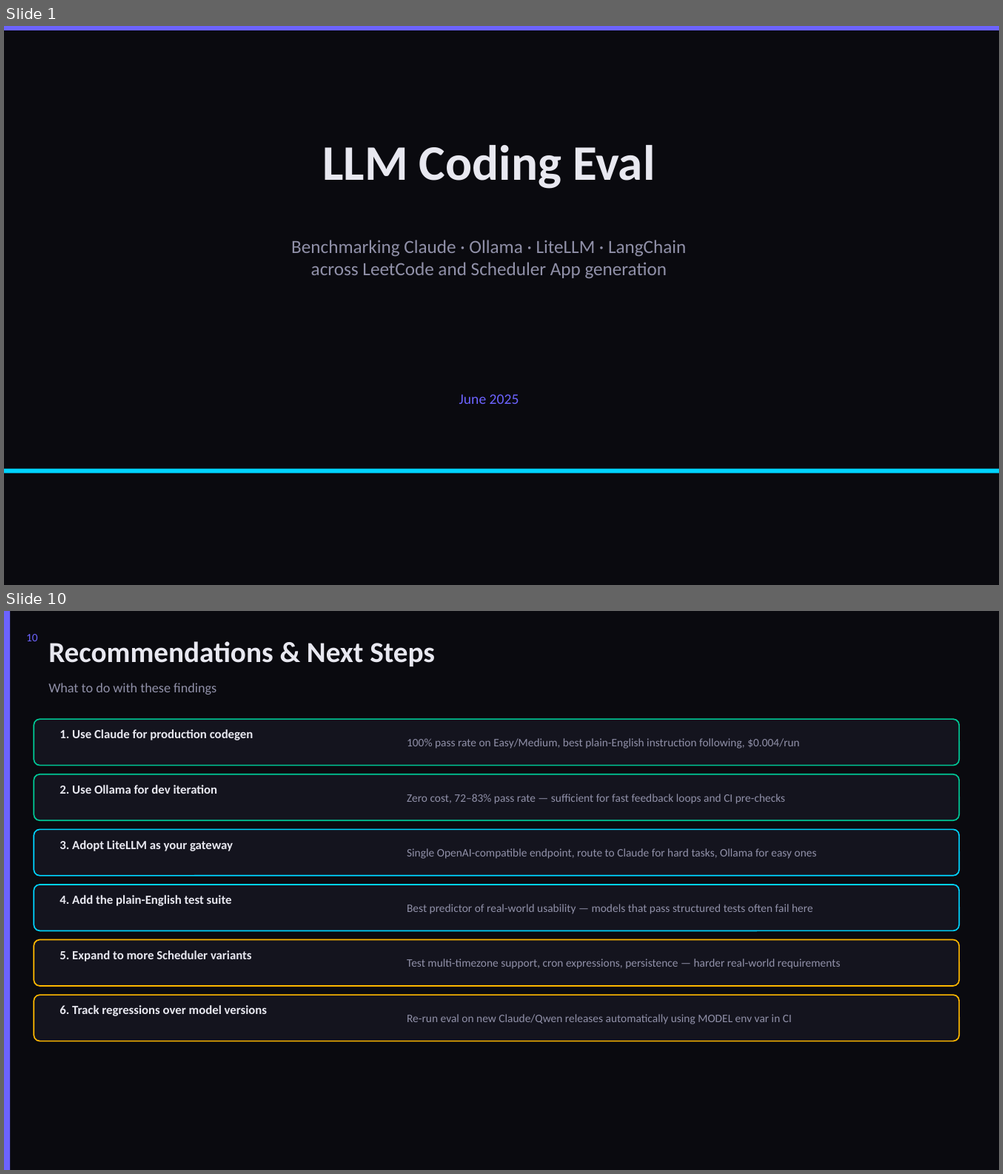
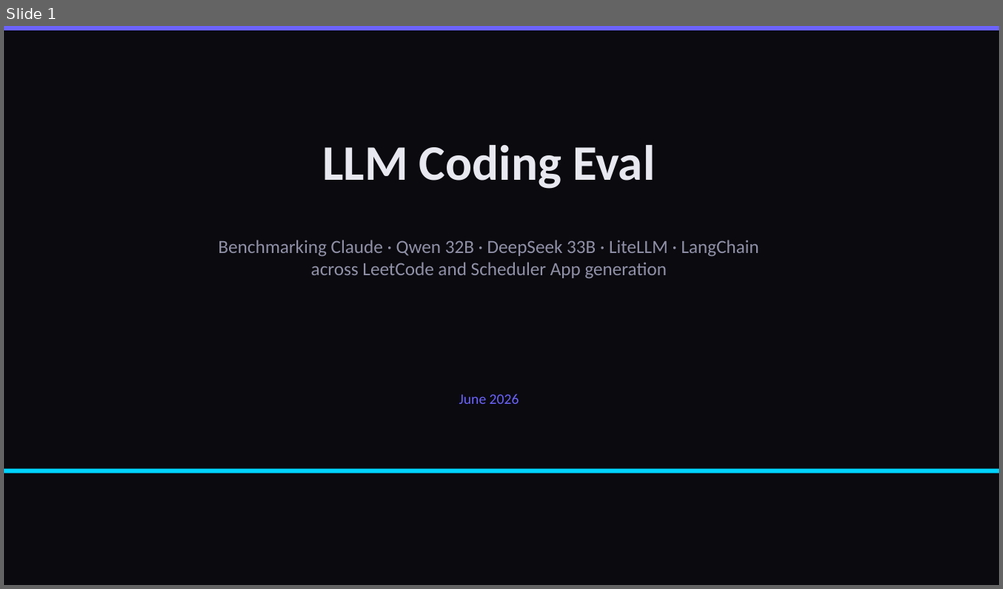
Before and after one commit to dhir-man/Claude-Trading-Bot, a slide deck: LLM-Coding-Eval-Report.pptx. Shown one above the other, each under a label of ours: slides 1 and 10 before the commit, slide 1 after it; the slides between them are not shown. The pictures are 1003x1174 and 1003x589 pixels, drawn with LibreOffice and Linux fonts; fonts in the diff are those of the drawing. Boxes give left, top, right and bottom in pixels: in the first picture for what was removed or moved away, otherwise in the second. Text is boxed around its words. In the diff, an @@ line names an element or a change of style, - is before the commit and + after.

```diff
--- a/LLM-Coding-Eval-Report.pptx
+++ b/LLM-Coding-Eval-Report.pptx
@@ slide 10 removed at box(4, 611, 999, 1170), background #FFFFFF @@
@@ rectangle removed at box(4, 611, 999, 1170) @@
@@ rectangle removed at box(4, 611, 10, 1170) @@
@@ text removed at box(26, 634, 38, 641) @@
-10
@@ text removed at box(48, 641, 435, 667) @@
-Recommendations & Next Steps
@@ text removed at box(48, 683, 216, 695) @@
-What to do with these findings
@@ rounded rectangle removed at box(34, 719, 959, 766) @@
@@ text removed at box(60, 729, 253, 741) @@
-1. Use Claude for production codegen
@@ text removed at box(407, 738, 800, 749) @@
-100% pass rate on Easy/Medium, best plain-English instruction following, $0.004/run
@@ rounded rectangle removed at box(34, 775, 959, 820) @@
@@ text removed at box(60, 785, 218, 794) @@
-2. Use Ollama for dev iteration
@@ text removed at box(407, 794, 785, 804) @@
-Zero cost, 72–83% pass rate — sufficient for fast feedback loops and CI pre-checks
@@ rounded rectangle removed at box(34, 829, 959, 876) @@
@@ text removed at box(60, 840, 233, 851) @@
-3. Adopt LiteLLM as your gateway
@@ text removed at box(407, 849, 817, 859) @@
-Single OpenAI-compatible endpoint, route to Claude for hard tasks, Ollama for easy ones
@@ rounded rectangle removed at box(34, 885, 959, 931) @@
@@ text removed at box(60, 895, 232, 906) @@
-4. Add the plain-English test suite
@@ text removed at box(407, 904, 813, 914) @@
-Best predictor of real-world usability — models that pass structured tests often fail here
@@ rounded rectangle removed at box(34, 940, 959, 986) @@
@@ text removed at box(60, 951, 252, 962) @@
-5. Expand to more Scheduler variants
@@ text removed at box(407, 959, 840, 969) @@
-Test multi-timezone support, cron expressions, persistence — harder real-world requirements
@@ rounded rectangle removed at box(34, 995, 959, 1042) @@
@@ text removed at box(60, 1005, 267, 1017) @@
-6. Track regressions over model versions
@@ text removed at box(407, 1014, 791, 1025) @@
-Re-run eval on new Claude/Qwen releases automatically using MODEL env var in CI
@@ slide 1 changed as well @@
@@ text at box(218, 240, 759, 257): text changed @@
-Benchmarking Claude · Ollama · LiteLLM · LangChain
+Benchmarking Claude · Qwen 32B · DeepSeek 33B · LiteLLM · LangChain
@@ text at box(459, 394, 519, 404): text changed @@
-June 2025
+June 2026
```
Also in this commit, not shown: 6 other slides changed, 3 slides added, 2 other slides removed, 5 other files.
